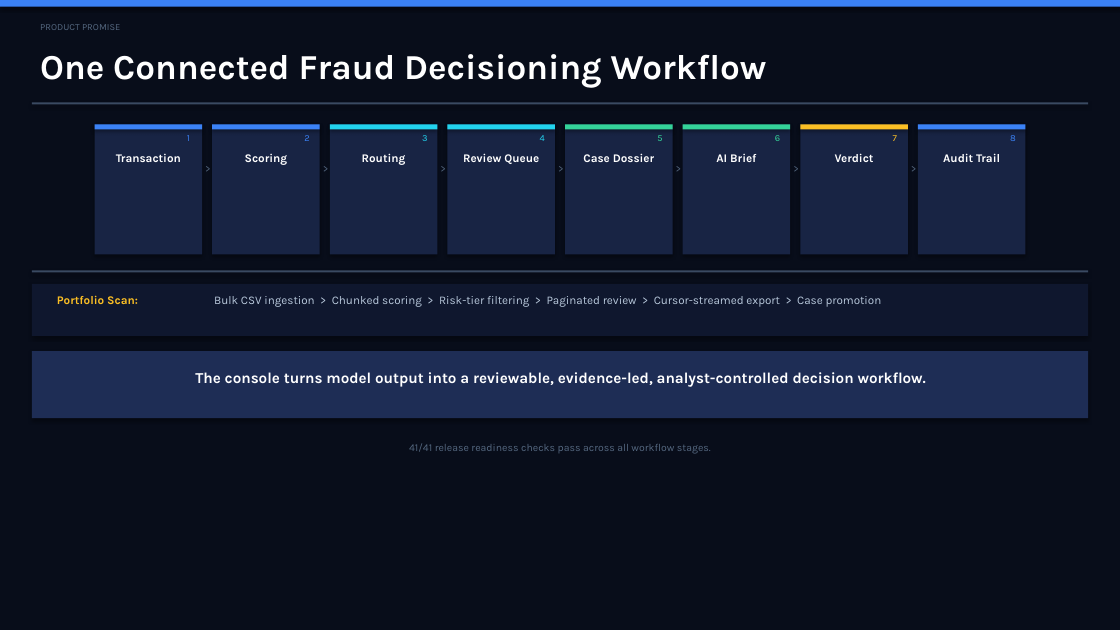
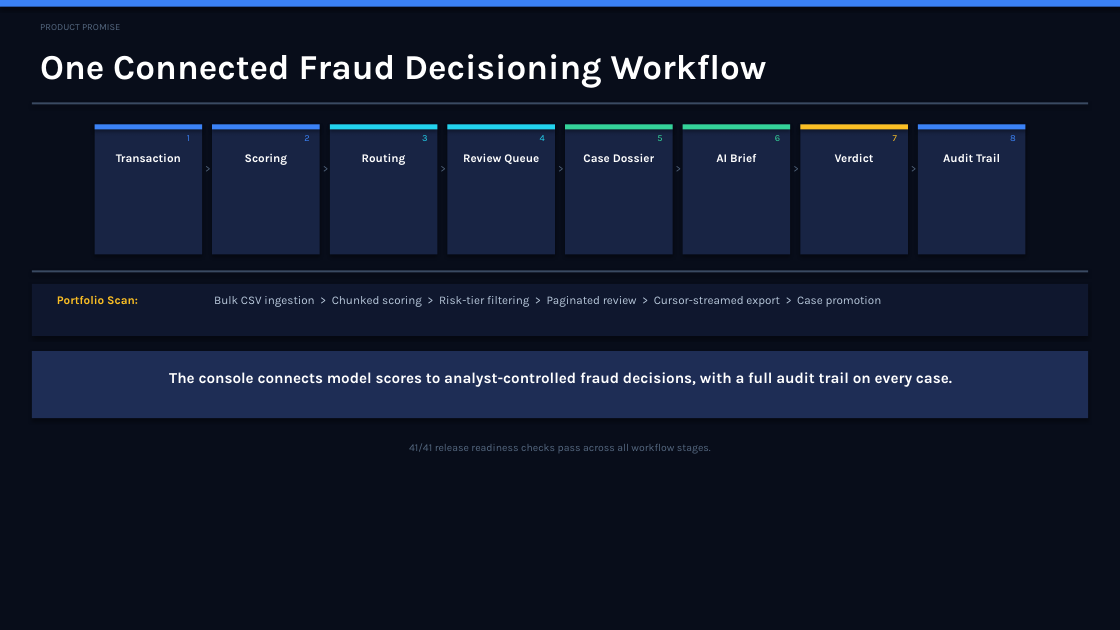
Before and after one commit to IjazKakkodDS/transaction-fraud-intelligence-console, a slide deck: slide 3 of docs/presentation/real-time-fraud-intelligence-console-executive-deck.pptx. Drawn at 1120x630 pixels with LibreOffice and Linux fonts; fonts in the diff are those of the drawing. Boxes give left, top, right and bottom in pixels: in the first picture for what was removed or moved away, otherwise in the second. Text is boxed around its words. In the diff, an @@ line names an element or a change of style, - is before the commit and + after.

```diff
--- a/docs/presentation/real-time-fraud-intelligence-console-executive-deck.pptx
+++ b/docs/presentation/real-time-fraud-intelligence-console-executive-deck.pptx
@@ text at box(169, 372, 952, 387): text changed @@
-The console turns model output into a reviewable, evidence-led, analyst-controlled decision workflow.
+The console connects model scores to analyst-controlled fraud decisions, with a full audit trail on every case.
```
Also in this commit, not shown: 8 other slides changed.
